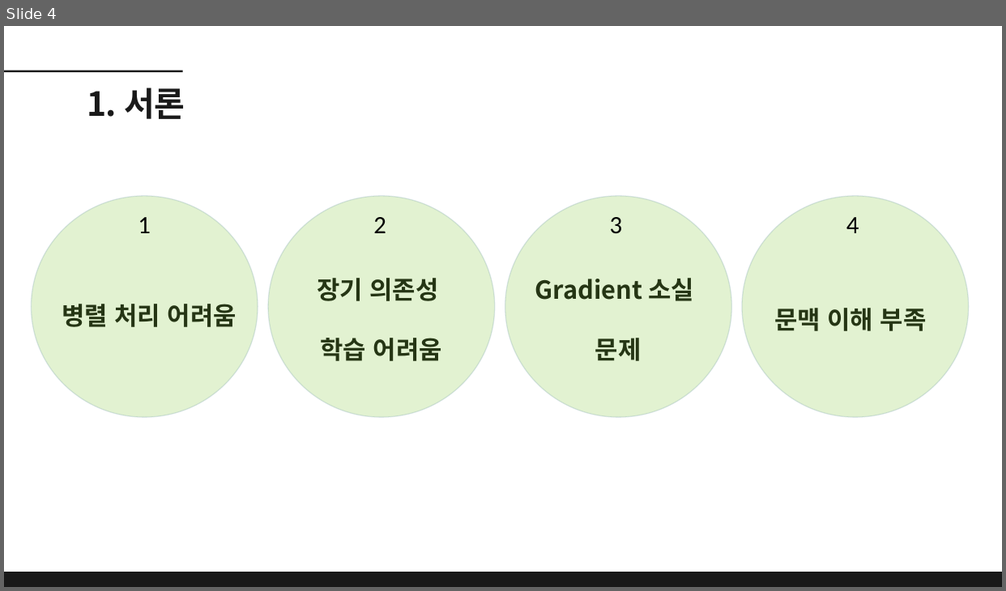
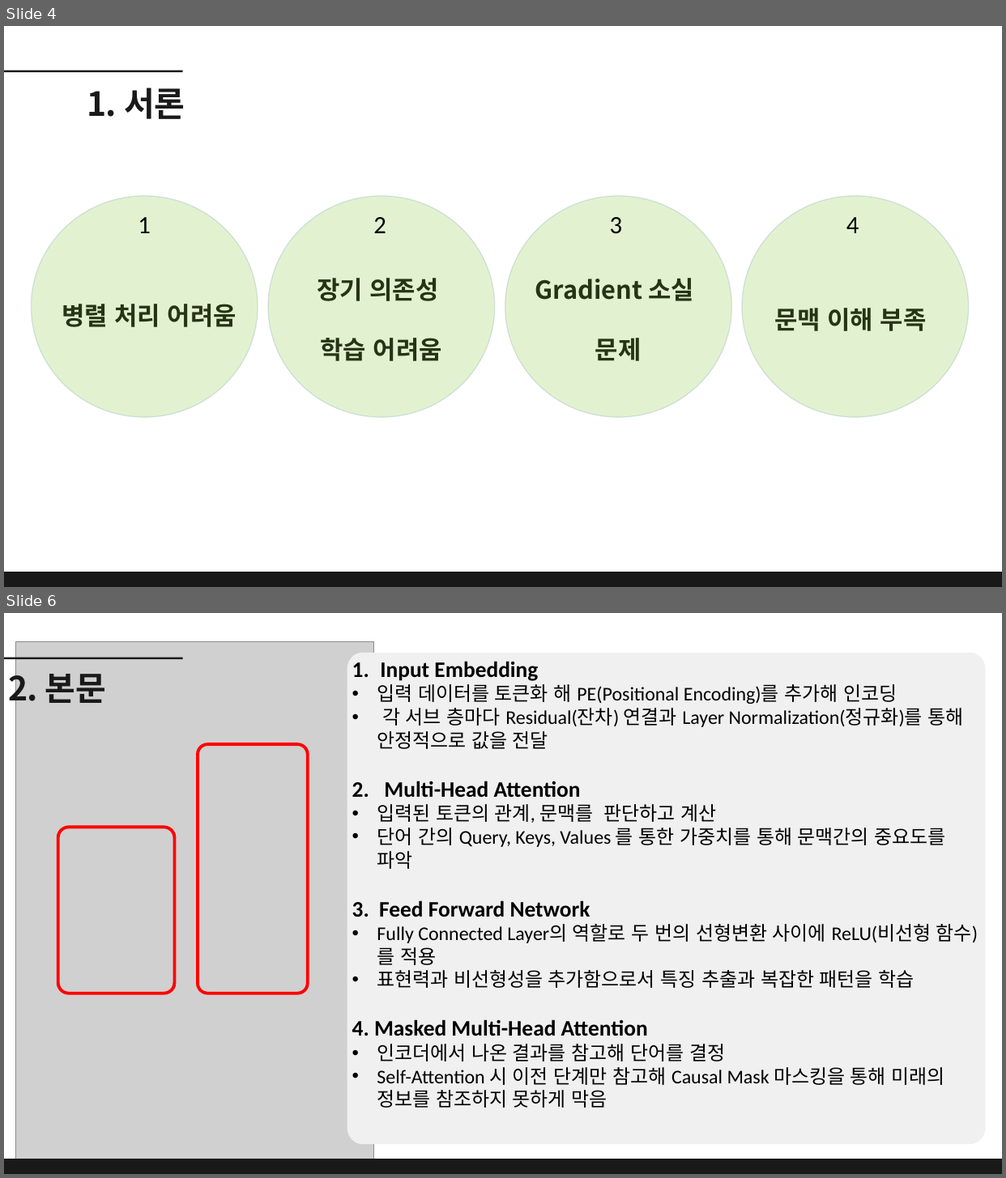
Before and after one commit to dbehdrbs0806/4th_2sem, a slide deck: ReinforcementLearning/20204077_유동균_Transformer 발표.pptx. Shown one above the other, each under a label of ours: slide 4 before the commit, slides 4 and 6 after it; the slides between them are not shown. The pictures are 1006x591 and 1006x1178 pixels, drawn with LibreOffice and Linux fonts; fonts in the diff are those of the drawing; grey boxes stand for pictures. Boxes give left, top, right and bottom in pixels: in the first picture for what was removed or moved away, otherwise in the second. Text is boxed around its words. In the diff, an @@ line names an element or a change of style, - is before the commit and + after.

```diff
--- a/ReinforcementLearning/20204077_유동균_Transformer 발표.pptx
+++ b/ReinforcementLearning/20204077_유동균_Transformer 발표.pptx
@@ slide 6 added at (x1=4, y1=613, x2=1002, y2=1174), background #FFFFFF @@
@@ line added from (4, 658) to (183, 658), #191919 3 pt @@
@@ picture added at (x1=16, y1=641, x2=373, y2=1161) @@
@@ freeform shape added at (x1=347, y1=653, x2=986, y2=1144), fill #F0F0F0, 28 pt, text #000000 @@
+1. Input Embedding
+• 입력 데이터를 토큰화 해 PE(Positional Encoding)를 추가해 인코딩
+• 각 서브 층마다 Residual(잔차) 연결과 Layer Normalization(정규화)를 통해 안정적으로 값을 전달
+2. Multi-Head Attention
+• 입력된 토큰의 관계, 문맥를 판단하고 계산
+• 단어 간의 Query, Keys, Values 를 통한 가중치를 통해 문맥간의 중요도를 파악
+3. Feed Forward Network
+• Fully Connected Layer의 역할로 두 번의 선형변환 사이에 ReLU(비선형 함수)를 적용
+• 표현력과 비선형성을 추가함으로서 특징 추출과 복잡한 패턴을 학습
+4. Masked Multi-Head Attention
+• 인코더에서 나온 결과를 참고해 단어를 결정
+• Self-Attention 시 이전 단계만 참고해 Causal Mask 마스킹을 통해 미래의 정보를 참조하지 못하게 막음
@@ text added at (x1=8, y1=666, x2=106, y2=709), 48 pt, text #191919, bold @@
+2. 본문
@@ rounded rectangle added at (x1=198, y1=744, x2=308, y2=993), outline #FF0000 4.5 pt @@
@@ rounded rectangle added at (x1=58, y1=827, x2=174, y2=993), outline #FF0000 4.5 pt @@
@@ freeform shape added at (x1=4, y1=1160, x2=1002, y2=1174), fill #191919 @@
```
Also in this commit, not shown: 4 slides changed, 7 other slides added, 13 slides removed.
